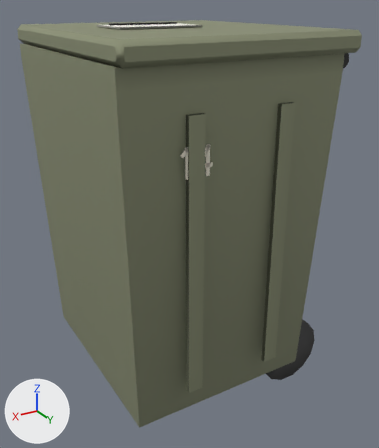
A saved change to the glTF model assets/models/props/wheelie_bin.glb.
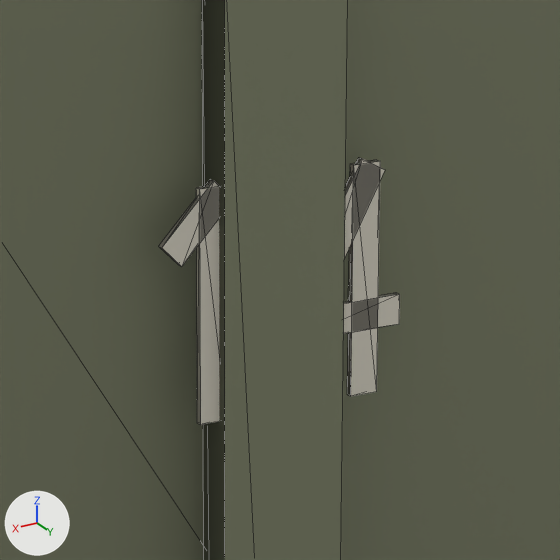
Old and new are each drawn whole from a 50 mm camera at (0.681, 1.246, 1.067) aimed at (-0.049, 0.029, 0.458) and again close up on the part from 42% to 62% of the width and 27% to 44% of the height. The axes (+X, +Y, +Z) are drawn at lower left. The lights are the same throughout. The first two pictures are the older version. The close-ups show mesh edges as thin lines. Vertices at exactly the same position are counted once.

The first close-up shows 'static'.
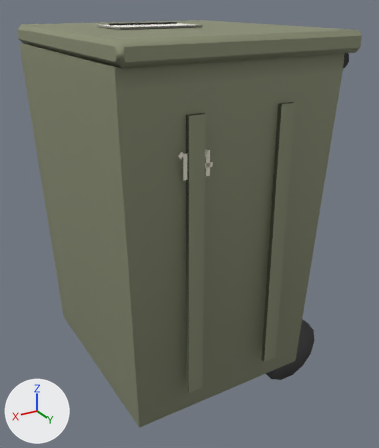
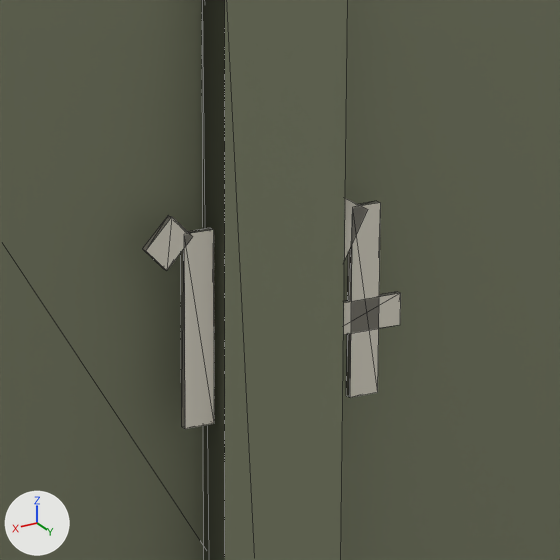
Boxes [x1, y1, x2, y2] around the edits, measured in the close-ups (560 x 560 px; the box of a moved part takes in the faces that stretch with it):
part 1 of me_static, moved or reshaped
    before: [196, 187, 219, 425]
    after: [181, 228, 214, 429]
part 2 of me_static, moved or reshaped
    before: [159, 157, 400, 396]
    after: [142, 198, 401, 398]

What the commit changed:
me_static has 246 vertices, 424 faces and spans x -0.37..0.29, y -0.35..0.35, z 0.003..1.01.
me_static is used by ob_static; location (0.0, 0.0, 0.0).
me_static part 1: the loose piece of 8 vertices spanning x 0.137..0.146, y 0.336..0.338, z 0.715..0.785 is scaled about its middle by (1.07, 1, 0.828), then moved by (0.005, 0.0, -0.006).
me_static part 2: 24 of 246 vertices moved; they spanned x 0.085..0.159, y 0.336..0.338, z 0.733..0.786 and now span x 0.086..0.164, y 0.336..0.338, z 0.735..0.778; mean shift (0.001, 0.0, -0.004); largest move (0.142, 0.336, 0.786) -> (0.155, 0.336, 0.778).
